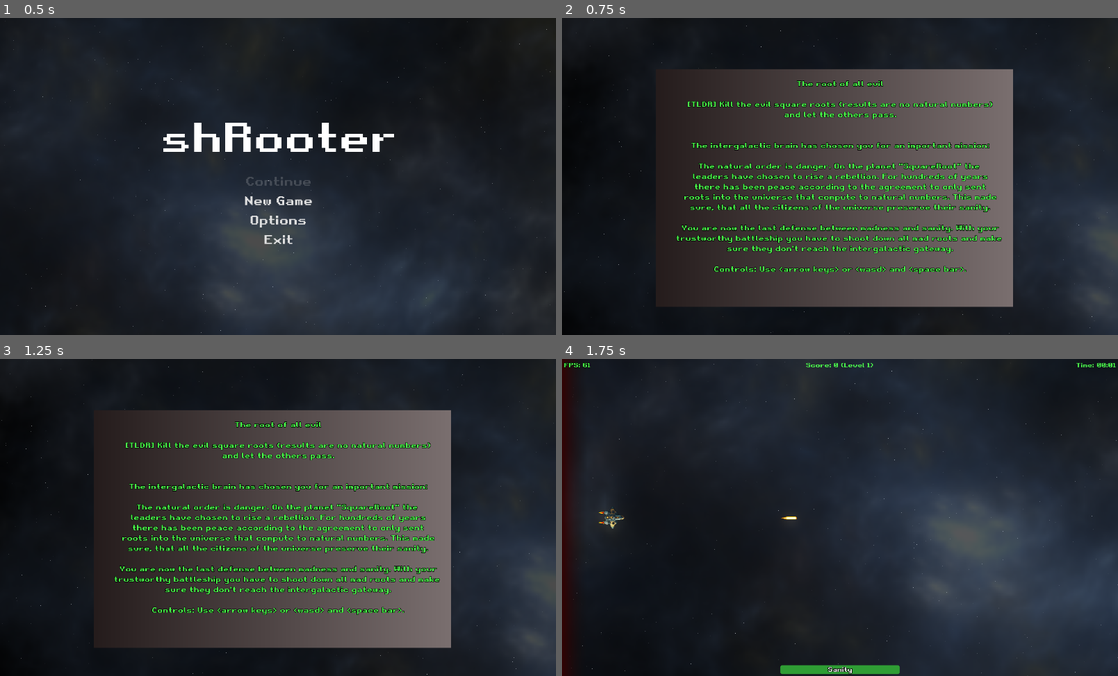
Above: before the commit, frames 1-4 (two rows, left to right).
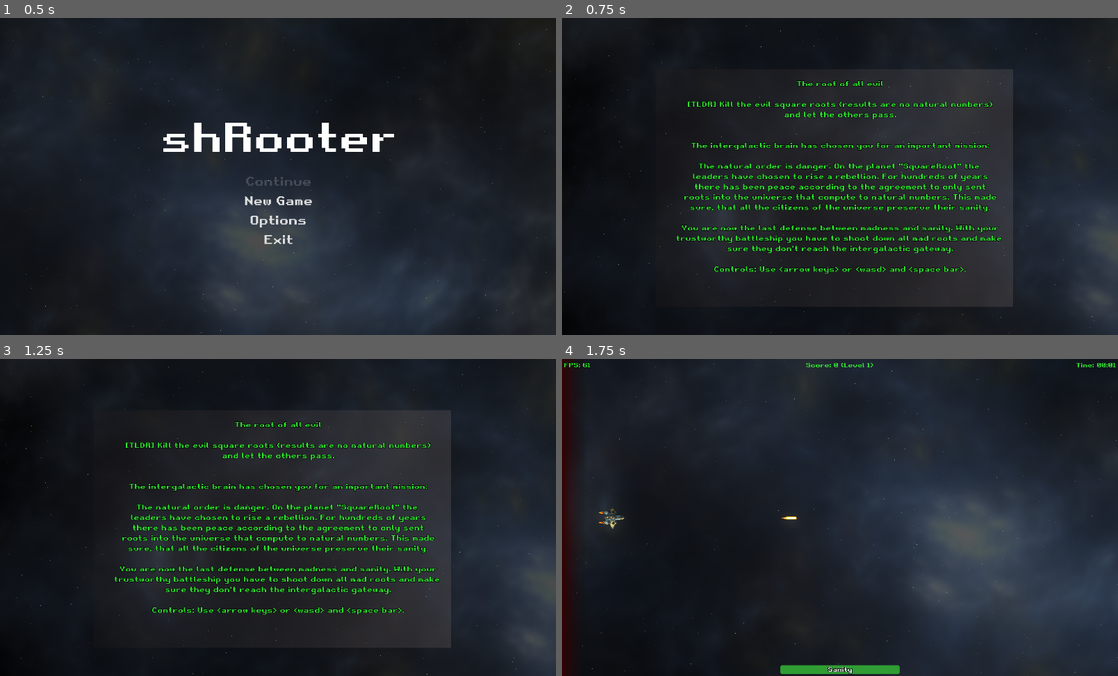
Above: after the commit, the same moments.

Repository: gingerr/ggj-2023-roots-one
Game: Godot game, scene res://MainMenu.tscn
The game is run twice, just before and just after one commit, with the same random seed, the same clock (stepped at 60 frames per second) and the same inputs.
Inputs:
- Up to frame 1 (0.5 s): no input
- Up to frame 2 (0.75 s): click "New Game" at 0.5 s
- Up to frame 3 (1.25 s): no input
- Up to frame 4 (1.75 s): tap Enter at 1.25 s; hold Right (ui_right) from 1.28 s (still down); tap Space at 1.52 s

Frame 1 is identical in both runs. In frame 2, 33% of the frame differs, in the area x 17-82%, y 16-92%; in frame 3, 33%; in frame 4, less than 0.1%.

Commit message:
.

Diff:
--- a/Intro.tscn
+++ b/Intro.tscn
@@ -39,6 +39,7 @@
 size_flags_vertical = 3
 
 [node name="Sprite" type="Sprite" parent="VBoxContainer"]
+self_modulate = Color( 1, 1, 1, 0.254902 )
 material = SubResource( 4 )
 position = Vector2( 400, 275 )
 texture = SubResource( 3 )
--- a/Utils.gd
+++ b/Utils.gd
@@ -7,4 +7,4 @@
 	return false
 
 static func default_font_color(label : Label):
-	label.set("custom_colors/font_color", Color(0.3,1,0.3))
+	label.set("custom_colors/font_color", Color(0.2,0.9,0.2))
